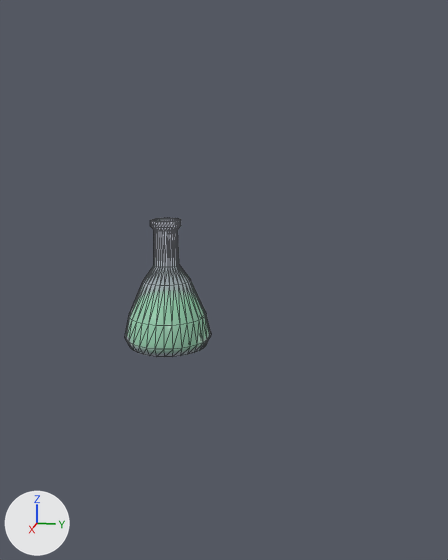
What one commit did to the glTF model frontend/public/mascot/props/long-vest.glb.
Both versions are drawn from a camera (50 mm lens) standing at (1.023, 0.307, 0.206) and looking at (0.222, 0.147, 0.005). The axes (+X, +Y, +Z) are drawn at lower left. The lights are the same throughout. The picture after the commit comes second. Mesh edges are drawn as thin lines.

Names of what the first picture shows: 'grip_neg'.
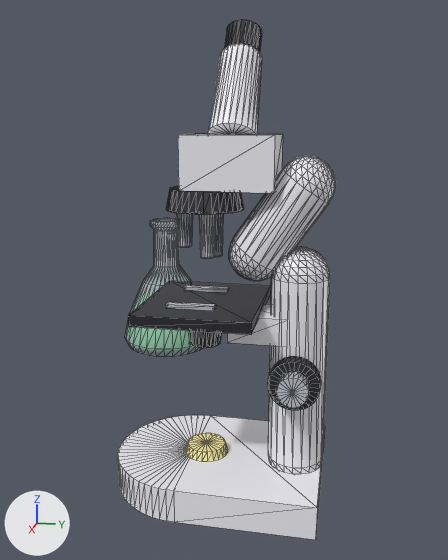
Boxes (x1, y1, x2, y2) around the edits, measured in the pictures (448 x 560 px):
'anchor_body', added
    after: (118, 19, 336, 540)
    faces in mat_microscope_body (white #f3f2f8): (118, 44, 336, 540)
    faces in mat_microscope_dark (black #26262e): (128, 19, 321, 410)
    faces in mat_microscope_metal (light grey #c7cad3): (165, 213, 310, 408)
    faces in mat_microscope_lamp (beige #fff1a8): (185, 433, 228, 461)

Diff of the bpy script that builds the scene:
```diff
--- a/frontend/public/mascot/props/long-vest.glb.py
+++ b/frontend/public/mascot/props/long-vest.glb.py
@@ mat_microscope_dark @@
+mat_microscope_dark = principled_material('microscope_dark')
+mat_microscope_dark.base_color = (0.0194, 0.0194, 0.0273)  # black #26262e
+mat_microscope_dark.roughness = 0.45
@@ mat_microscope_metal @@
+mat_microscope_metal = principled_material('microscope_metal')
+mat_microscope_metal.base_color = (0.571, 0.591, 0.651)  # light grey #c7cad3
+mat_microscope_metal.roughness = 0.28
@@ mat_microscope_lamp @@
+mat_microscope_lamp = principled_material('microscope_lamp')
+mat_microscope_lamp.base_color = (1.0, 0.88, 0.392)  # beige #fff1a8
+mat_microscope_lamp.roughness = 0.4
@@ mat_microscope_body @@
+mat_microscope_body = principled_material('microscope_body')
+mat_microscope_body.base_color = (0.896, 0.888, 0.939)  # white #f3f2f8
+mat_microscope_body.roughness = 0.32
@@ me_props_body @@
+me_props_body.from_pydata(...)  # 1176 vertices, 2272 faces; spans x 0.339..0.505, y 0.071..0.294, z -0.172..0.309
+# faces by material slot: [1220, 556, 400, 96]
+me_props_body.materials.append(mat_microscope_body)  # white #f3f2f8
+me_props_body.materials.append(mat_microscope_dark)  # black #26262e
+me_props_body.materials.append(mat_microscope_metal)  # light grey #c7cad3
+me_props_body.materials.append(mat_microscope_lamp)  # beige #fff1a8
@@ ob_anchor_body @@
+ob_anchor_body = bpy.data.objects.new('anchor_body', me_props_body)
+ob_anchor_body.location = (0.0, 0.0, 0.0)
```
